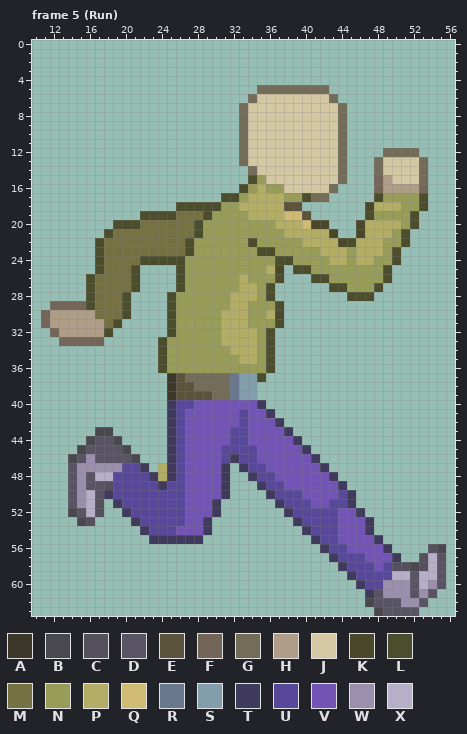
Pixel-art file -- Workfiles/newCharacter.aseprite. The first picture shows the starting point.
64x64 pixels, 13 frames. Colours within 5 levels of each other are drawn and written as one. Shown: frame 5 (Run): x 10..56, y 0..63. The commit also changed other frames, which this record leaves out.
Visible layers, top first: "hat", "Jacket", "Skin", "trousers", "shoes", "newPosition", "background".
Palette (. is transparent): A #3d3729  B #4a484f  C #54515c  D #595463  E #5c533d  F #736658  G #736c58  H #b09d87  J #d4c7a3  K #4a472a  L #4b4d2c  M #757143  N #989c59  P #b3ad66  Q #cfbb74  R #69788c  S #829ead  T #403a5c  U #574899  V #7154b3  W #9a90ad  X #b7afc7
Pixels before, frame 5 (Run) (only the part around the change), first column x 20:
 0 .....................................
 1 .....................................
 2 .....................................
 3 .....................................
 4 .....................................
 5 ...............GGGGGGGG..............
 6 ..............GJJJJJJJJG.............
 7 .............GJJJJJJJJJJG............
 8 .............GJJJJJJJJJJG............
 9 .............GJJJJJJJJJJG............
10 .............GJJJJJJJJJJG............
11 .............GJJJJJJJJJJG............
12 .............GJJJJJJJJJJG....GGGG....
13 .............GJJJJJJJJJJG...GJJJJG...
14 ..............GJJJJJJJJJG...GJJJJG...
15 ..............LNJJJJJJJJG...FHJJJG...
16 .............LNPNNJJJJJG....FHHHHF...
17 ...........LLNPPPPNNLGG.....LNNNNL...
18 ......LLLLLNNPPPPPEE.......KPPPNNL...
19 ..LLLLMMMLNNNNPPPPQQE......LNNNNL....
20 LLMMMMMMLNNNNNNNNPPPQKK...KPPPPNL....
21 MMMMMMMMLNNNNNNNNNPPPPPK..KPPPNL.....
After the commit:
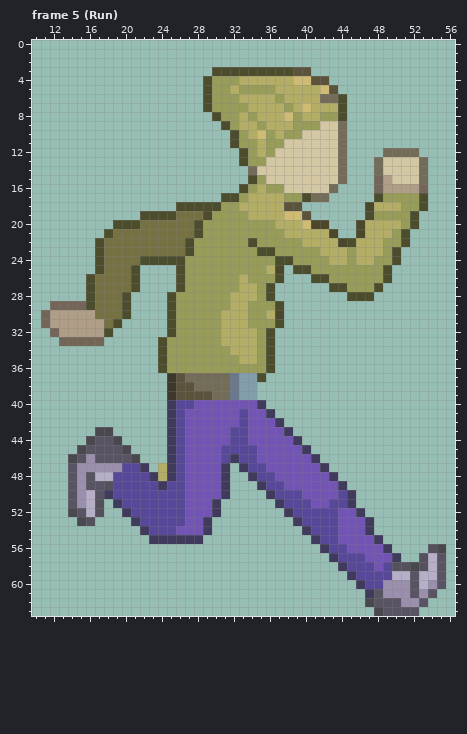
Author's note on the commit: hat anim done
The exact change:
Frame 5 (Run), layer "hat":
The edit adds colour E in row 3 at x 39 to 40; in row 4 at x 41 to 42; in row 5 at x 43.
Colour J gives way to colour G in row 6 at x 42.
The edit adds colour L in row 3 at x 30 to 38; in rows 4 to 5 at x 29; in row 6 at x 29 and 44; in row 7 at x 29; in row 8 at x 30; in row 9 at x 31.
The edit adds colour L in rows 10 to 11 at x 32.
Colour G gives way to colour L in rows 7 to 8 at x 44; in rows 12 to 13 at x 33.
The edit adds colour N in row 4 at x 30 to 32; in row 5 at x 30 to 31 and 33 to 34; in rows 6 to 7 at x 30 to 32; in row 8 at x 31 to 32; in row 9 at x 32.
Colour G gives way to colour N in row 5 at x 35 to 36; in row 7 at x 33; in rows 10 to 11 at x 33.
Colour J gives way to colour N in row 6 at x 37; in row 7 at x 38; in row 8 at x 34, 39 and 42 to 43; in row 9 at x 35 and 39 to 41; in row 10 at x 36 and 38 to 39; in row 11 at x 34 and 36 to 37.
Colour J gives way to colour N in row 12 at x 34 and 36; in row 13 at x 34 to 35.
The edit adds colour P in row 4 at x 33 to 38; in row 5 at x 32; in row 6 at x 33.
Colour G gives way to colour P in row 5 at x 37 to 41; in row 6 at x 34; in rows 8 to 9 at x 33.
Colour J gives way to colour P in row 6 at x 35 to 36 and 38 to 41; in row 7 at x 34 to 37, 39 and 41 to 43; in row 8 at x 35 to 37 and 40 to 41; in row 9 at x 34 and 36 to 38; in row 10 at x 34 and 37; in rows 11 to 12 at x 35.
The edit adds colour Q in row 4 at x 39 to 40.
Colour G gives way to colour Q in row 5 at x 42.
Colour J gives way to colour Q in row 7 at x 40; in row 8 at x 38; in row 10 at x 35.
